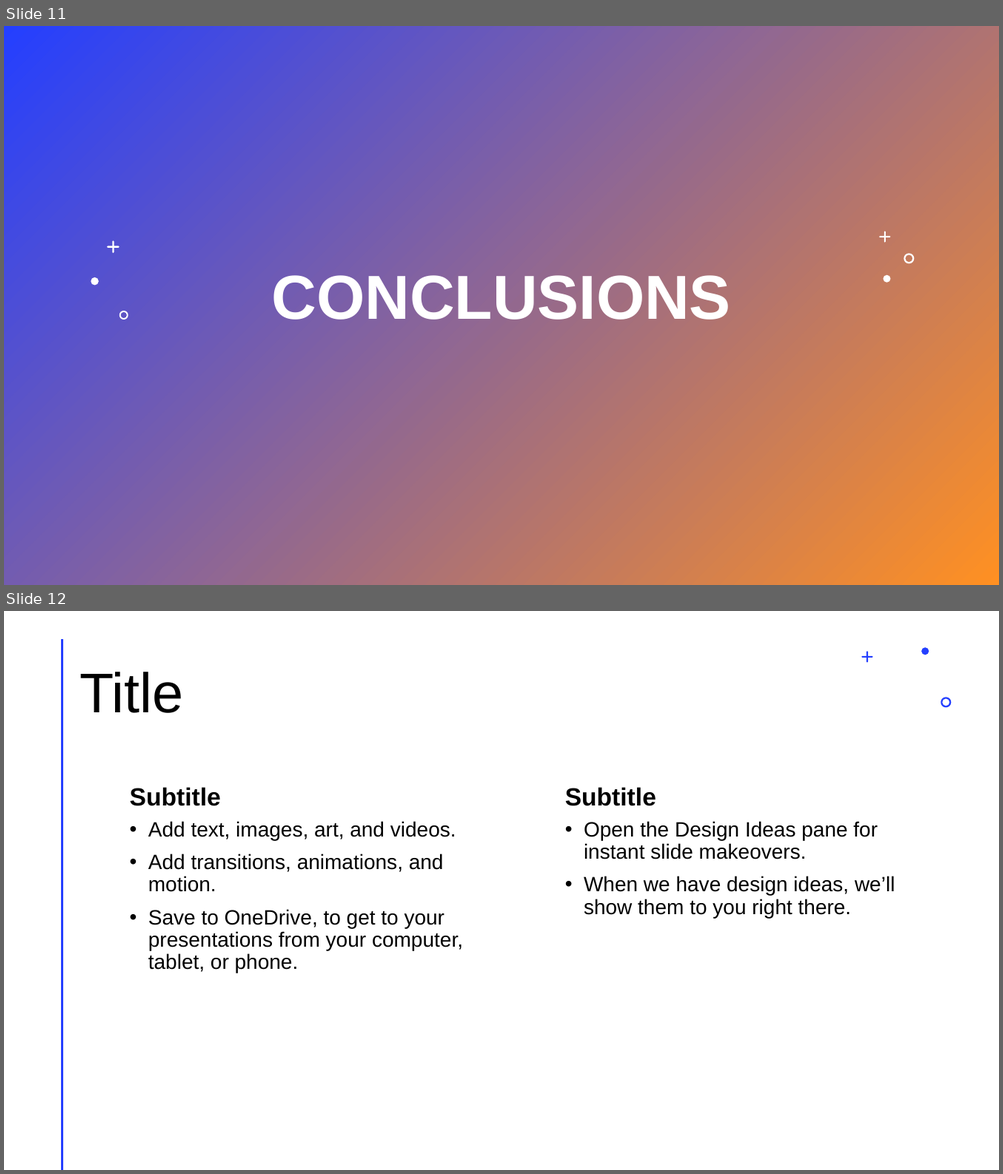
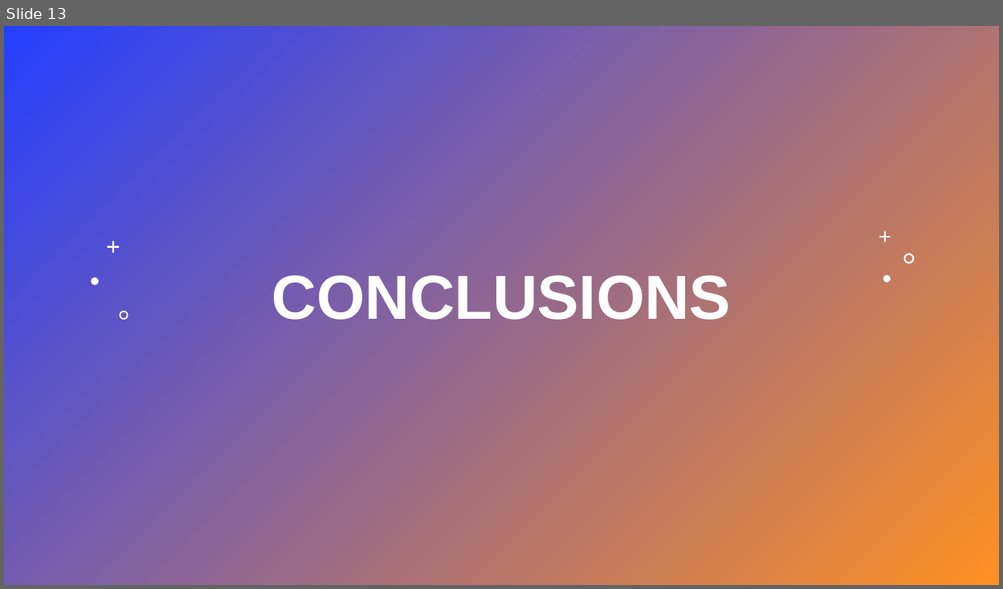
Before and after one commit to Bass4Nation/P-D-Prog-assignment, a slide deck: Project-6-Presentation.pptx. Shown one above the other, each under a label of ours: slides 11 and 12 before the commit, slide 13 after it. The pictures are 1003x1174 and 1003x589 pixels, drawn with LibreOffice and Linux fonts; fonts in the diff are those of the drawing. Boxes give left, top, right and bottom in pixels: in the first picture for what was removed or moved away, otherwise in the second. Text is boxed around its words. In the diff, an @@ line names an element or a change of style, - is before the commit and + after.

```diff
--- a/Project-6-Presentation.pptx
+++ b/Project-6-Presentation.pptx
@@ slide 12 removed at (4,611,999,1170), background #FFFFFF @@
@@ line removed from (62, 640) to (62, 1170) @@
@@ freeform shape removed at (861,651,873,663) @@
@@ freeform shape removed at (921,647,928,655) @@
@@ title removed at (80,672,184,713) @@
-Title
@@ freeform shape removed at (940,697,950,707) @@
@@ text removed at (130,787,221,806) @@
-Subtitle
@@ text removed at (565,787,656,806) @@
-Subtitle
@@ text removed at (148,821,463,973) @@
-• Add text, images, art, and videos.
-• Add transitions, animations, and motion.
-• Save to OneDrive, to get to your presentations from your computer, tablet, or phone.
@@ text removed at (583,821,894,918) @@
-• Open the Design Ideas pane for instant slide makeovers.
-• When we have design ideas, we’ll show them to you right there.
@@ what was slide 11 is now slide 13 @@
```
Also in this commit, not shown: 4 slides changed, 7 slides added, 4 other slides removed.
